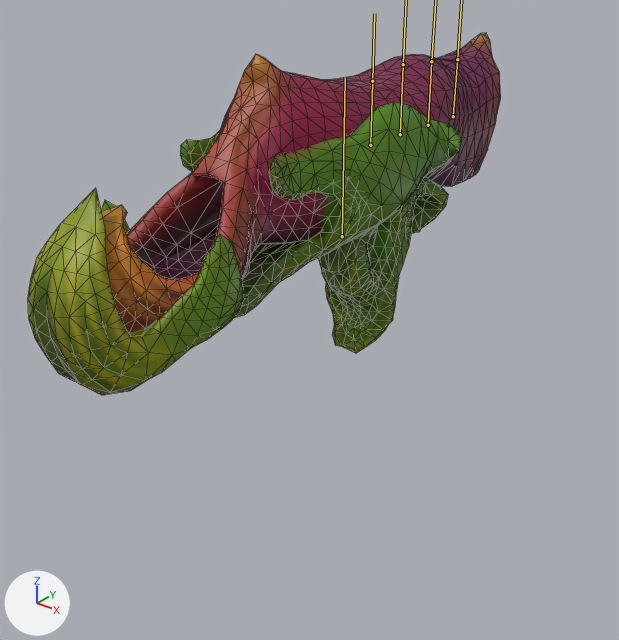
Two versions of the FBX model Assets/Meshes/cropgun/cropgun.fbx, one commit apart.
Before and after are seen from a 50 mm camera at (3.89, -5.29, 2.43) aimed at (0.51, -1.06, -0.2). The axes (+X, +Y, +Z) are drawn at lower left. The lights are the same throughout. Both versions are drawn at frame 68 of the action 'Armature|Reload'; the numbers are the values there. The bones that bend it are drawn over the model as lines. Mesh edges are drawn as thin lines.

In view in the first picture: 'CropCannon'.
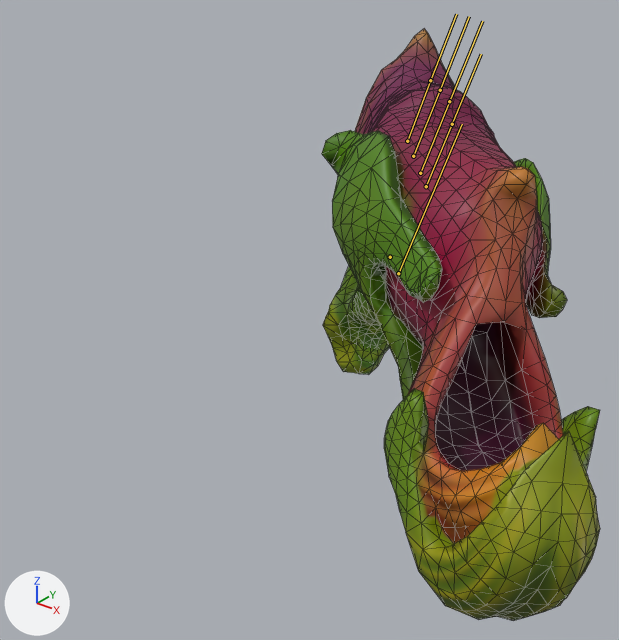
Pixel boxes (x1, y1, x2, y2) of what changed, in the pictures (619 x 640 px):
'CropCannon', posed (41% narrower, 63% taller)
    before: (28, 33, 501, 395)
    after: (322, 28, 600, 620)
bone 'root', root to tip
    before: (342, 236) to (341, 236)
    after: (390, 257) to (390, 257)
bone '1', root to tip
    before: (342, 236) to (345, 77)
    after: (398, 273) to (462, 124)
bone '2', root to tip
    before: (370, 145) to (372, 81)
    after: (426, 186) to (452, 124)
bone '3', root to tip
    before: (400, 134) to (403, 64)
    after: (420, 173) to (449, 101)
bone '4', root to tip
    before: (428, 125) to (431, 61)
    after: (413, 156) to (440, 90)
bone '5', root to tip
    before: (453, 116) to (457, 59)
    after: (407, 141) to (430, 80)

The change, as a diff of the scene's bpy script:
```diff
--- a/Assets/Meshes/cropgun/cropgun.fbx.py
+++ b/Assets/Meshes/cropgun/cropgun.fbx.py
@@ bone_root @@
 bone_root = bpy.data.objects['Armature'].pose.bones['root']
-bone_root.location = (0.0, 0.0, 0.0)
-bone_root.rotation_quaternion = (1.0, 0.0, 0.0, 0.0)  # degrees (0, 0, 0)
+bone_root.location = (0.555, 0.134, 0.0)
+bone_root.rotation_quaternion = (0.914, 0.0, 0.0, -0.406)  # degrees (0, 0, -48)
@@ bone_1 @@
 bone_1 = bpy.data.objects['Armature'].pose.bones['1']  # child of 'root'
-bone_1.location = (0.0, 0.0, 0.0)
-bone_1.rotation_quaternion = (1.0, 0.0, 0.0, 0.0)  # degrees (0, 0, 0)
+bone_1.location = (0.008, -0.039, 0.242)
+bone_1.rotation_quaternion = (0.984, 0.142, 0.0, -0.112)  # degrees (16, 2, -13)
@@ bone_2 @@
 bone_2 = bpy.data.objects['Armature'].pose.bones['2']  # child of '1'
-bone_2.location = (0.0, 0.0, 0.0)
+bone_2.location = (0.0, 0.0, 0.222)
@@ bone_3 @@
 bone_3 = bpy.data.objects['Armature'].pose.bones['3']  # child of '1'
-bone_3.location = (0.0, 0.0, 0.0)
+bone_3.location = (0.0, 0.0, 0.472)
@@ bone_4 @@
 bone_4 = bpy.data.objects['Armature'].pose.bones['4']  # child of '1'
-bone_4.location = (0.0, 0.0, 0.0)
+bone_4.location = (0.0, 0.0, 0.688)
@@ bone_5 @@
 bone_5 = bpy.data.objects['Armature'].pose.bones['5']  # child of '1'
-bone_5.location = (0.0, 0.0, 0.0)
+bone_5.location = (0.0, 0.0, 0.905)
```
